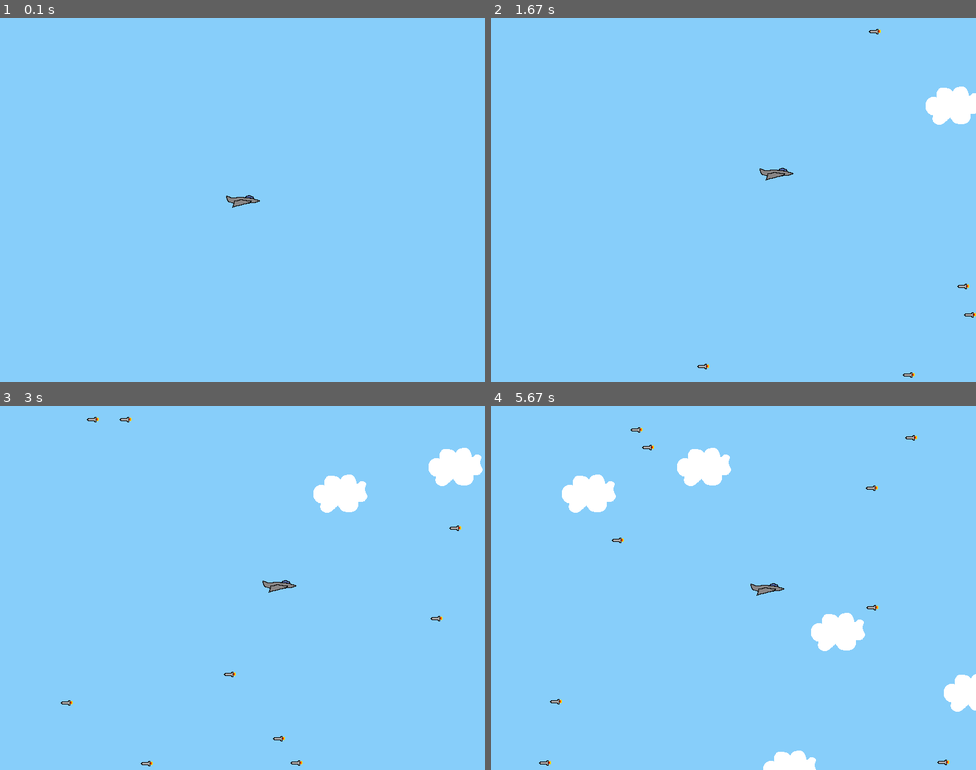
Above: before the commit, frames 1-4 (two rows, left to right).
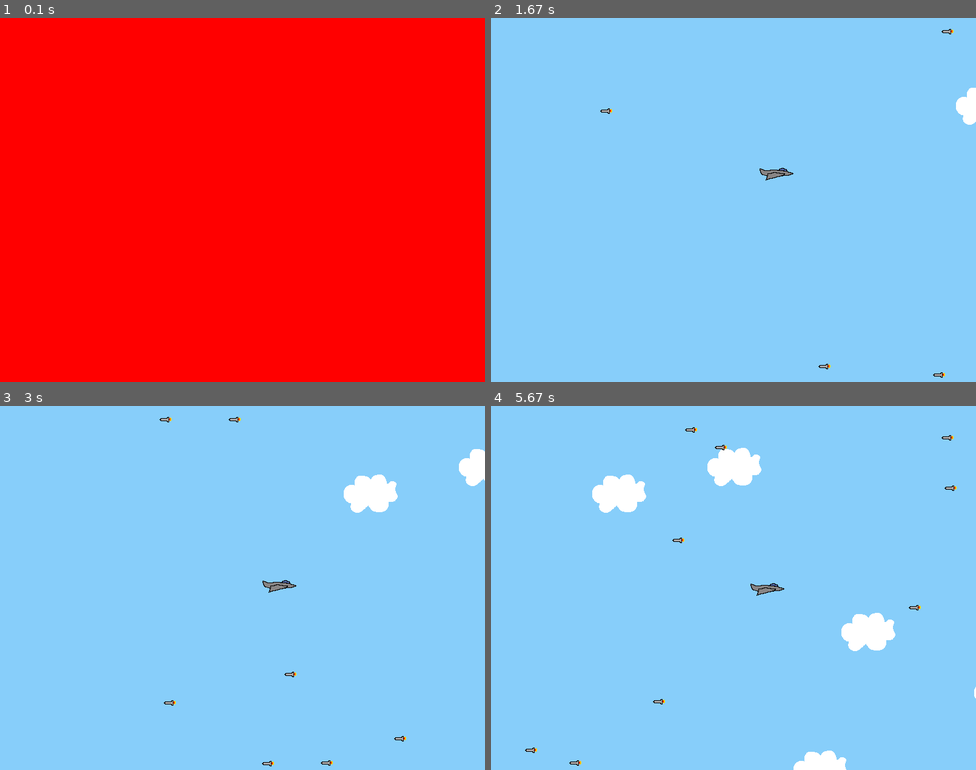
Above: after the commit, the same moments.

Repository: MrClemBETA/pygame_tutorial
Game: pygame game, started from main.py
The game is run twice, just before and just after one commit, with the same random seed, the same clock (stepped at 60 frames per second) and the same inputs.
Inputs:
- Up to frame 1 (0.1 s): no input
- Up to frame 2 (1.67 s): hold L 0.33-0.8 s; hold Right 0.83-1.3 s; hold Up 1.33-1.63 s
- Up to frame 3 (3 s): hold Right 1.67-2.13 s; hold Left 2.17-2.7 s; hold Down from 2.73 s (still down)
- Up to frame 4 (5.67 s): release Down at 3.03 s; hold Left 3.07-3.47 s; hold Up 3.5-3.87 s; hold Right 3.9-4.53 s; hold Down 4.57-4.93 s; hold Left 4.97-5.43 s; hold Right from 5.47 s (still down)

The runs differ from the first frame. In frame 1, 100% of the frame differs, in the area x 0-100%, y 0-100%; in frame 2, 0.9%; in frame 3, 2.3%; in frame 4, 5.1%.

Commit message:
Created an intro scene and a transition to the level scene.

Diff:
--- a/game.py
+++ b/game.py
@@ -1,6 +1,6 @@
 import pygame
 from level import Level
-from utility import SCREEN_WIDTH, SCREEN_HEIGHT
+from intro import Intro
 
 # Import pygame.locals for easier access to key coordinates
 # Updated to conform to flake8 and black standards
@@ -17,14 +17,11 @@
         pygame.mixer.music.load("Apoxode_-_Electric_1.mp3")
         pygame.mixer.music.play(loops=-1)
 
-        # Set up the drawing window
-        self.screen = pygame.display.set_mode([SCREEN_WIDTH, SCREEN_HEIGHT])
-
         # Create the clock for the frame rate
         self.clock = pygame.time.Clock()
 
         # Create the scene, temporarily it is Level
-        self.scene = Level(self.screen)
+        self.scene = Intro()
 
         # Run until the user asks to quit
         self.running = True
@@ -46,7 +43,8 @@
                 self.running = False
 
             # Execute the scene's event checker
-            self.scene.check_event(event)
+            if self.scene.check_event(event) == "level":
+                self.scene = Level()
 
         # Get the set of keys pressed and check for user input
         pressed_keys = pygame.key.get_pressed()
--- /dev/null
+++ b/intro.py
@@ -0,0 +1,15 @@
+from scene import Scene
+from pygame.locals import (KEYDOWN, K_l)
+
+class Intro(Scene):
+
+    def __init__(self):
+        super().__init__()
+
+        Scene.screen.fill("red")
+
+    def check_event(self, event):
+        if event.type == KEYDOWN:
+            # Check the l key
+            if event.key == K_l:
+                return "level"
--- a/level.py
+++ b/level.py
@@ -9,8 +9,8 @@
 
 class Level(Scene):
 
-    def __init__(self, screen):
-        super().__init__(screen)
+    def __init__(self):
+        super().__init__()
 
         # Create a custom event for adding a new enemy and cloud
         pygame.time.set_timer(ADDENEMY, 250)
@@ -29,7 +29,7 @@
         self.all_sprites.add(self.player)
 
     def update(self, pressed_keys):
-        super().update()
+        super().update(pressed_keys)
 
         # Update the player sprite based on keypresses
         self.player.update(pressed_keys)
@@ -41,11 +41,11 @@
         self.clouds.update()
 
         # Fill the background with sky blue
-        self.screen.fill((135, 206, 250))
+        Scene.screen.fill((135, 206, 250))
 
         # Draw all sprites
         for entity in self.all_sprites:
-            self.screen.blit(entity.surf, entity.rect)
+            Scene.screen.blit(entity.surf, entity.rect)
 
         # Detect Collisions
         if pygame.sprite.spritecollideany(self.player, self.enemies):
--- a/scene.py
+++ b/scene.py
@@ -1,9 +1,16 @@
-
+import pygame
+from utility import SCREEN_WIDTH, SCREEN_HEIGHT
 
 class Scene:
 
-    def __init__(self, screen):
-        self.screen = screen
+    # Set up the drawing window
+    screen = pygame.display.set_mode([SCREEN_WIDTH, SCREEN_HEIGHT])
 
-    def update(self):
+    def __init__(self):
         pass
+
+    def update(self, pressed_keys):
+        pass
+
+    def check_event(self, event):
+        pass
